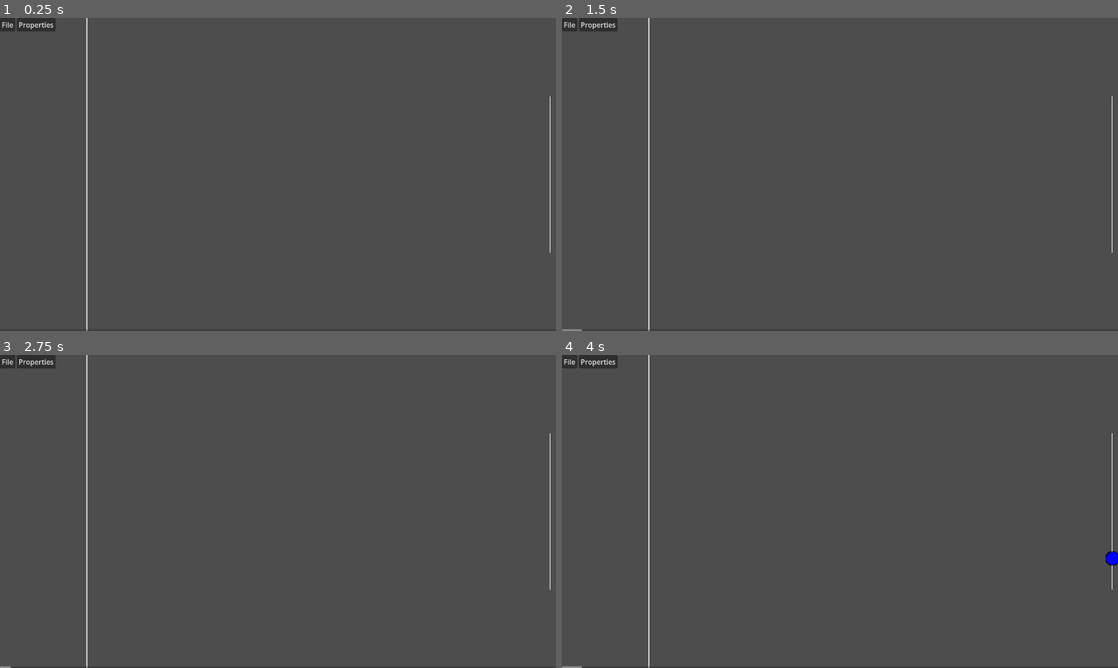
Above: before the commit, frames 1-4 (two rows, left to right).
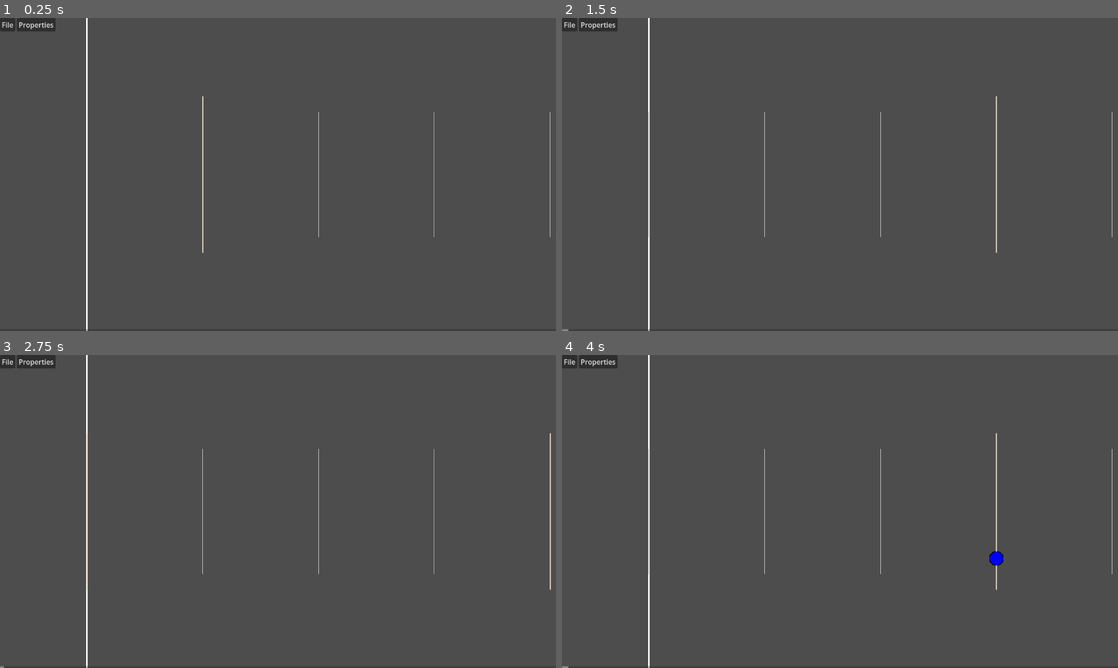
Above: after the commit, the same moments.

Repository: daredevil28/DemonForge
Game: Godot game, scene res://Assets/Scenes/game_scene.tscn
The game is run twice, just before and just after one commit, with the same random seed, the same clock (stepped at 60 frames per second) and the same inputs. Sound files missing from this copy of the repository are replaced by a short silence.
Inputs (mouse positions are in pixels of both pictures, inside the frame that each line leads up to):
- Up to frame 1 (0.25 s): no input
- Up to frame 2 (1.5 s): tap Enter at 0.5 s; move the mouse to (962, 158) at 0.52 s; tap Mouse wheel down (ScrollDown) at 0.6 s; tap Mouse wheel up (ScrollUp) at 0.8, 1.35 s; tap Space (TogglePlay) at 1.25 s; move the mouse to (728, 190) at 1.27 s
- Up to frame 3 (2.75 s): tap Space (TogglePlay) at 1.55, 2.1 s; tap Enter at 2 s; move the mouse to (333, 442) at 2.02 s; tap Mouse wheel down (ScrollDown) at 2.3 s
- Up to frame 4 (4 s): tap Space (TogglePlay) at 2.75, 3.8 s; move the mouse to (812, 574) at 2.77 s; tap Mouse wheel down (ScrollDown) at 2.85 s; tap Mouse wheel up (ScrollUp) at 3.05, 3.6 s; tap Enter at 3.5 s; move the mouse to (1006, 558) at 3.52 s

The runs differ from the first frame. In frame 1, 0.5% of the frame differs, in the area x 15-99%, y 0-100%; in frame 2, 0.5%; in frame 3, 0.5%; in frame 4, 0.7%, in the area x 1-100%, y 0-100%.

Commit message:
Added beat divisions Also optimised the beat lines

Diff:
--- a/Assets/Scripts/drawer.gd
+++ b/Assets/Scripts/drawer.gd
@@ -1,16 +1,27 @@
 extends Node2D
-
-var lineColor : Color = Color.WHITE
 
 func _ready() -> void:
 	GameManager.game_scene_node = self
 
 func _draw() -> void:
 	#The judgement line
-	draw_line(Vector2(NoteManager.offset, 0), Vector2(NoteManager.offset,DisplayServer.window_get_size().y), lineColor, 2)
-	var seconds_per_beat : float = 60 / GameManager.bpm
+	var line_color : Color = Color.WHITE
+	draw_line(Vector2(NoteManager.offset, 0), Vector2(NoteManager.offset,DisplayServer.window_get_size().y), line_color, 4)
+	var seconds_per_beat : float = 60 / GameManager.bpm / GameManager.snapping_frequency
 	var new_time : float = seconds_per_beat
 	for i : int in range(0,snapped(GameManager.audio_length / seconds_per_beat, 0)):
 		var marker_distance : float = (-GameManager.music_time_to_screen_time(GameManager.current_pos) + GameManager.music_time_to_screen_time(new_time)) + NoteManager.offset
-		draw_line(Vector2(marker_distance,0.25 * DisplayServer.window_get_size().y),Vector2(marker_distance,0.75 * DisplayServer.window_get_size().y),lineColor,1)
+		if (marker_distance > DisplayServer.window_get_size().x):
+			break
+		var line_thickness : int = 1
+		var top_point : float = 0.25 * DisplayServer.window_get_size().y
+		var bottom_point : float = 0.75 * DisplayServer.window_get_size().y
+		if(i % GameManager.snapping_frequency):
+			line_color = Color.GRAY
+			top_point = 0.30 * DisplayServer.window_get_size().y
+			bottom_point = 0.70 * DisplayServer.window_get_size().y
+		else:
+			line_color = Color.ANTIQUE_WHITE
+			line_thickness = 2
+		draw_line(Vector2(marker_distance,top_point),Vector2(marker_distance,bottom_point),line_color,line_thickness)
 		new_time = new_time + seconds_per_beat
--- a/Assets/Scripts/game_manager.gd
+++ b/Assets/Scripts/game_manager.gd
@@ -10,7 +10,7 @@
 var map : int = 0
 var custom_songs_folder : String = ""
 var bpm : float = 60.0
-
+var snapping_frequency : int = 4
 var is_another_window_focused : bool = false #ui_controller.gd -> check_for_window_focused()
 
 #region Getter/Setters
@@ -111,8 +111,8 @@
 	return location / DisplayServer.window_get_size().x * audio_length / GameManager.scroll_speed
 
 func get_closest_snap_value(original_pos : float) -> float:
-	var seconds_per_beat : float = 60 / bpm
-	var before_snap : float = floorf((original_pos-seconds_per_beat / 4) / seconds_per_beat) * seconds_per_beat
+	var seconds_per_beat : float = 60 / bpm / snapping_frequency
+	var before_snap : float = floorf((original_pos-seconds_per_beat / snapping_frequency) / seconds_per_beat) * seconds_per_beat
 	var ahead_snap : float = before_snap + seconds_per_beat
 
 	if(abs(original_pos - ahead_snap) < abs(original_pos - before_snap)):
@@ -165,13 +165,13 @@
 			play_music()
 
 	if(Input.is_action_just_pressed("ScrollUp") && !audio_player.playing && !is_another_window_focused):
-		current_pos += seconds_per_beat
+		current_pos += seconds_per_beat / GameManager.snapping_frequency
 		current_pos = get_closest_snap_value(current_pos)
 		if current_pos > audio_length:
 			current_pos = audio_length
 
 	if(Input.is_action_just_pressed("ScrollDown") && !audio_player.playing && !is_another_window_focused):
-		current_pos -= seconds_per_beat
+		current_pos -= seconds_per_beat / GameManager.snapping_frequency
 		current_pos = get_closest_snap_value(current_pos)
 		if current_pos < 0:
 			current_pos = 0
--- a/Assets/Scripts/note_lane.gd
+++ b/Assets/Scripts/note_lane.gd
@@ -2,8 +2,8 @@
 
 @export var note_color : int
 
-func _on_mouse_shape_entered(id):
+func _on_mouse_shape_entered(_id : int) -> void:
 	NoteManager.current_lane = note_color
 
-func _on_mouse_shape_exited(shape_idx):
+func _on_mouse_shape_exited(_id : int) -> void:
 	NoteManager.current_lane = 0
--- a/Assets/Scripts/note_manager.gd
+++ b/Assets/Scripts/note_manager.gd
@@ -23,7 +23,7 @@
 	#Reset the notes whenever the window is resized
 	get_viewport().size_changed.connect(reset_note_location)
 	#Reset width
-	for i in note_colliders:
+	for i : Node in note_colliders:
 		reset_collision_location(i, i.note_color)
 
 #region Note manipulation
@@ -48,7 +48,7 @@
 func reset_note_location() -> void:
 	for i : Node2D in note_nodes:
 		i.position.y = reset_note_y(i, i.color)
-	for i in note_colliders:
+	for i : Node in note_colliders:
 		reset_collision_location(i, i.note_color)
 	play_notes(GameManager.current_pos)
 	#Redraw the lines in drawer.gd
--- a/Assets/Scripts/ui_controller.gd
+++ b/Assets/Scripts/ui_controller.gd
@@ -111,7 +111,7 @@
 
 func _on_song_properties_close_requested() -> void:
 	song_properties_panel.visible = false
-	for i in song_properties:
+	for i : Node in song_properties:
 		print(i.name + ": " + i.text)
 	#Song name property
 	GameManager.song_name = song_properties[0].text
